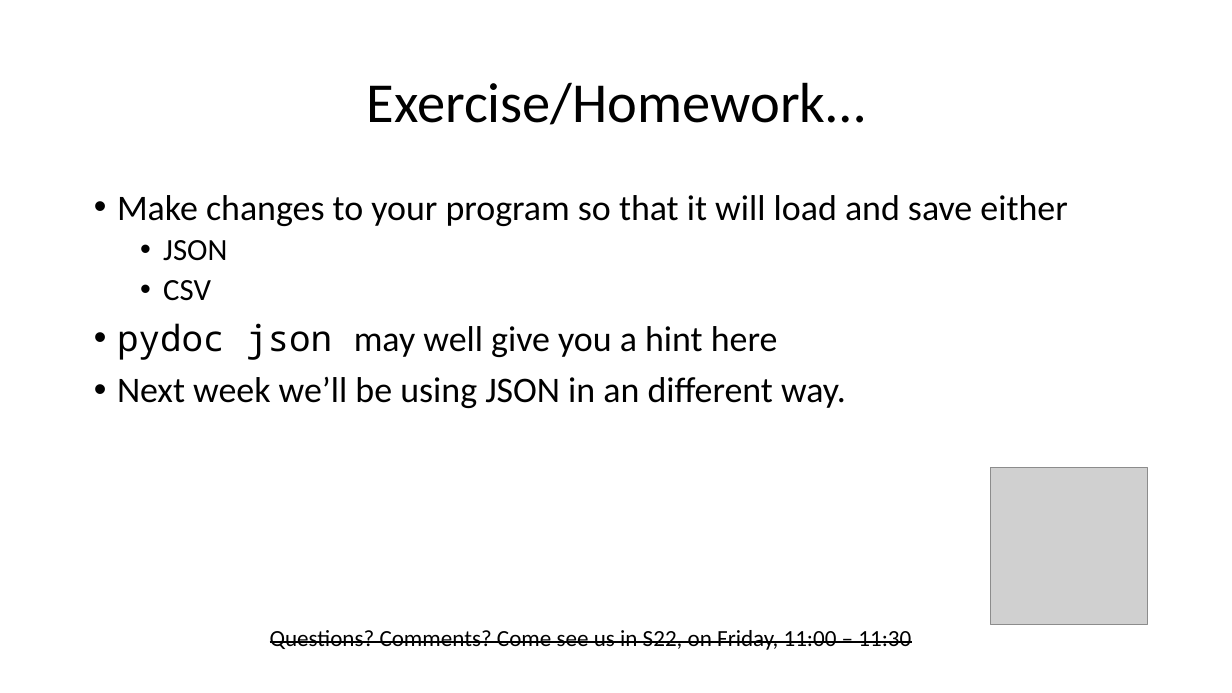
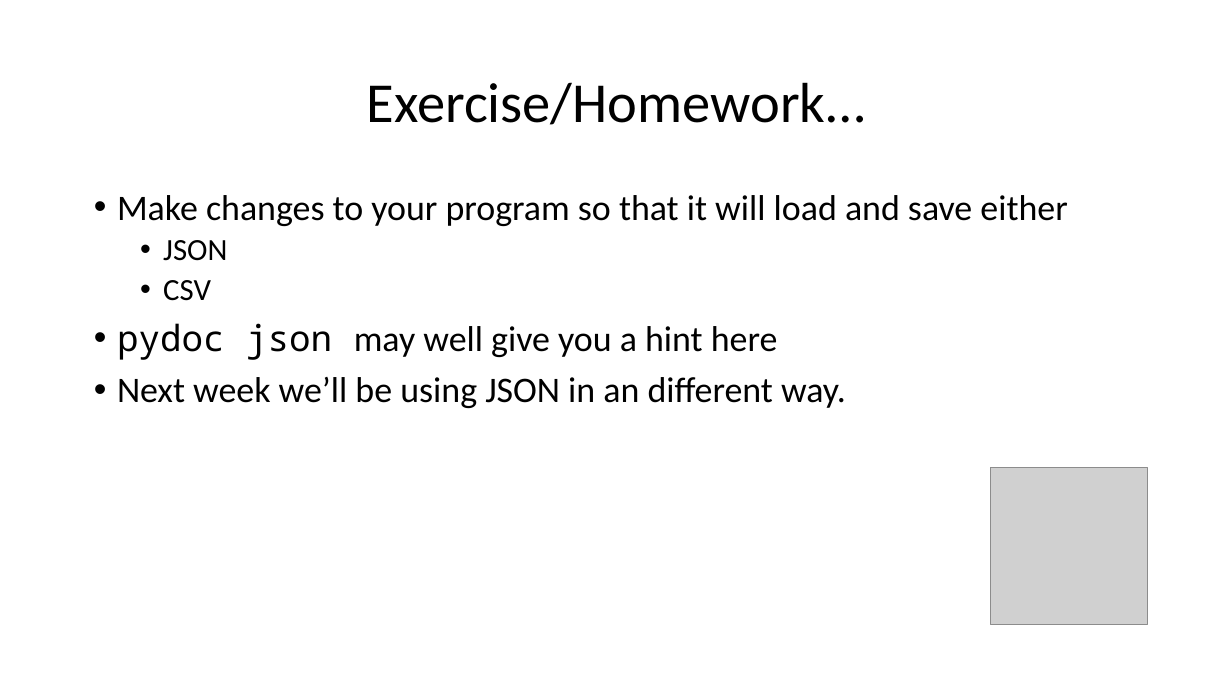
Before and after one commit to wilkotom/python_examples, a slide deck: slide 12 of Python Level 2/Lesson 4/Session 4.pptx (slide 11 before the commit). Drawn at 1232x693 pixels with LibreOffice and Linux fonts; fonts in the diff are those of the drawing; grey boxes stand for pictures. Boxes give left, top, right and bottom in pixels: in the first picture for what was removed or moved away, otherwise in the second. Text is boxed around its words. In the diff, an @@ line names an element or a change of style, - is before the commit and + after.

```diff
--- a/Python Level 2/Lesson 4/Session 4.pptx
+++ b/Python Level 2/Lesson 4/Session 4.pptx
@@ text removed at <box>270,630,911,650</box> @@
-Questions? Comments? Come see us in S22, on Friday, 11:00 – 11:30
```
Also in this commit, not shown: 4 other slides changed, 1 slide added.
